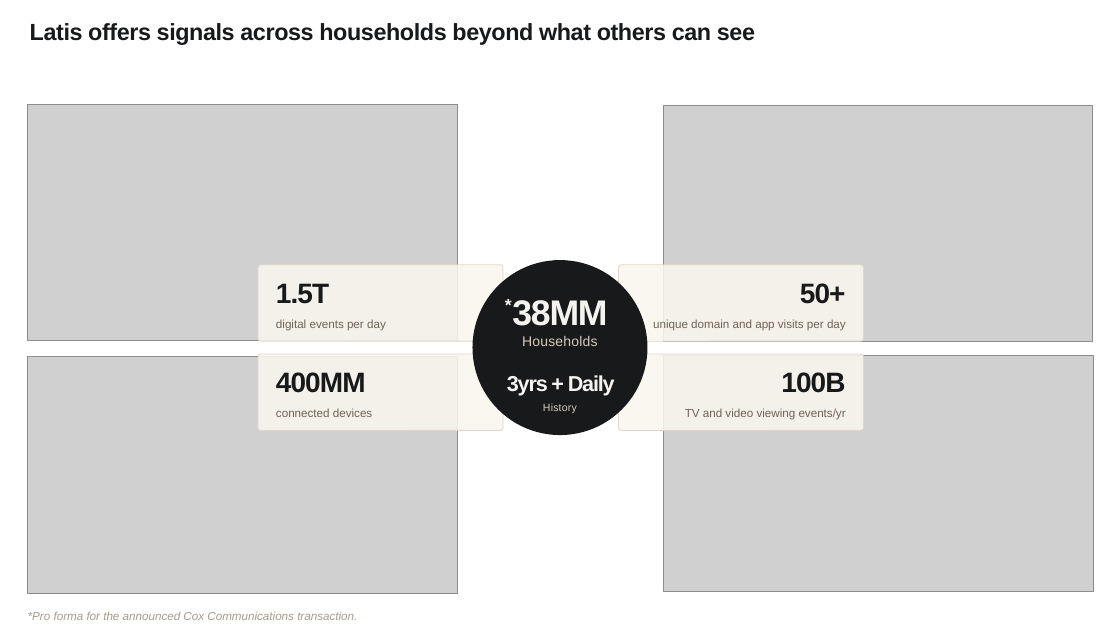
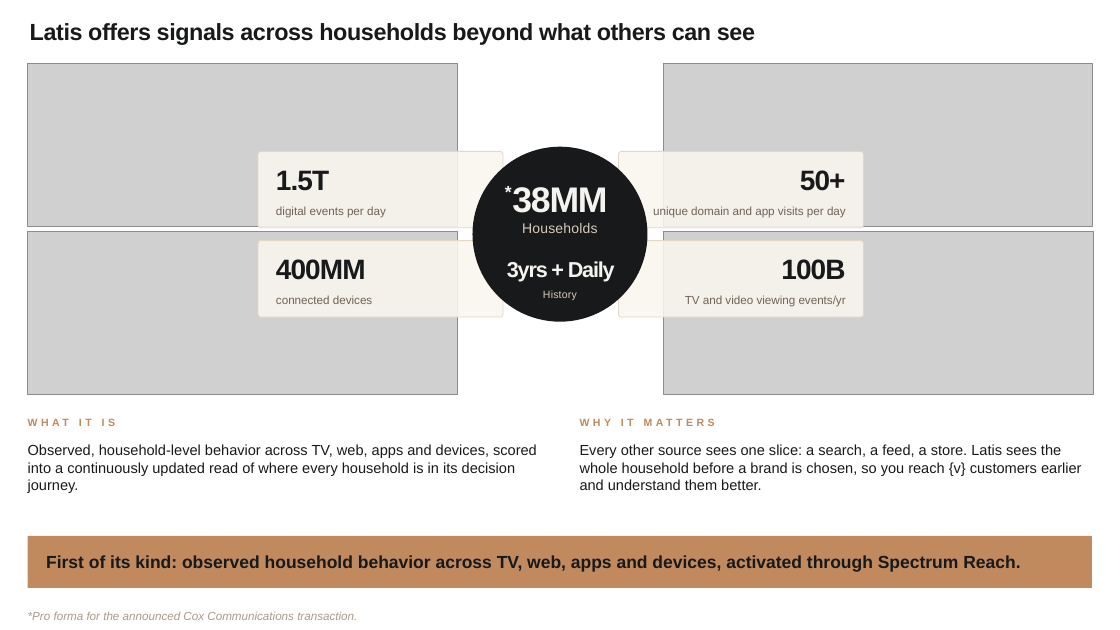
Before and after one commit to JoshKaplanBlend360/latis-data-pull-studio, a slide deck: slide 2 of Latis_Vertical_Template.pptx (slide 3 before the commit). Drawn at 1120x630 pixels with LibreOffice and Linux fonts; fonts in the diff are those of the drawing; grey boxes stand for pictures. Boxes give left, top, right and bottom in pixels: in the first picture for what was removed or moved away, otherwise in the second. Text is boxed around its words. In the diff, an @@ line names an element or a change of style, - is before the commit and + after.

```diff
--- a/Latis_Vertical_Template.pptx
+++ b/Latis_Vertical_Template.pptx
@@ picture: place and size @@
-picture at (28,105,457,341)
+picture at (28,63,457,227)
@@ picture: place and size @@
-picture at (664,106,1092,341)
+picture at (664,63,1092,227)
@@ 13 texts, 4 rounded rectangles, 1 ellipse: place and size @@
-13 texts, 4 rounded rectangles, 1 ellipse at (258,260,864,435)
+13 texts, 4 rounded rectangles, 1 ellipse at (258,147,864,322)
@@ picture: place and size @@
-picture at (28,357,457,593)
+picture at (28,231,457,395)
@@ picture: place and size @@
-picture at (664,355,1094,592)
+picture at (664,231,1094,395)
@@ text added at (28,418,115,426), 9 pt, text #C0895E, bold @@
+WHAT IT IS
@@ text added at (580,419,634,426), 9 pt, text #C0895E, bold @@
+WHY IT MATTERS
@@ text added at (28,444,537,493), 12.5 pt, text #17191A @@
+Observed, household-level behavior across TV, web, apps and devices, scored into a continuously updated read of where every household is in its decision journey.
@@ text added at (580,444,1081,490), 12.5 pt, text #17191A @@
+Every other source sees one slice: a search, a feed, a store. Latis sees the whole household before a brand is chosen, so you reach {v} customers earlier and understand them better.
@@ rectangle added at (28,536,1092,588), fill #C0895E @@
@@ text added at (46,555,1020,572), 15 pt, text #17191A, bold @@
+First of its kind: observed household behavior across TV, web, apps and devices, activated through Spectrum Reach.
```
Also in this commit, not shown: 17 other slides changed, 1 slide removed, 1 other file.
